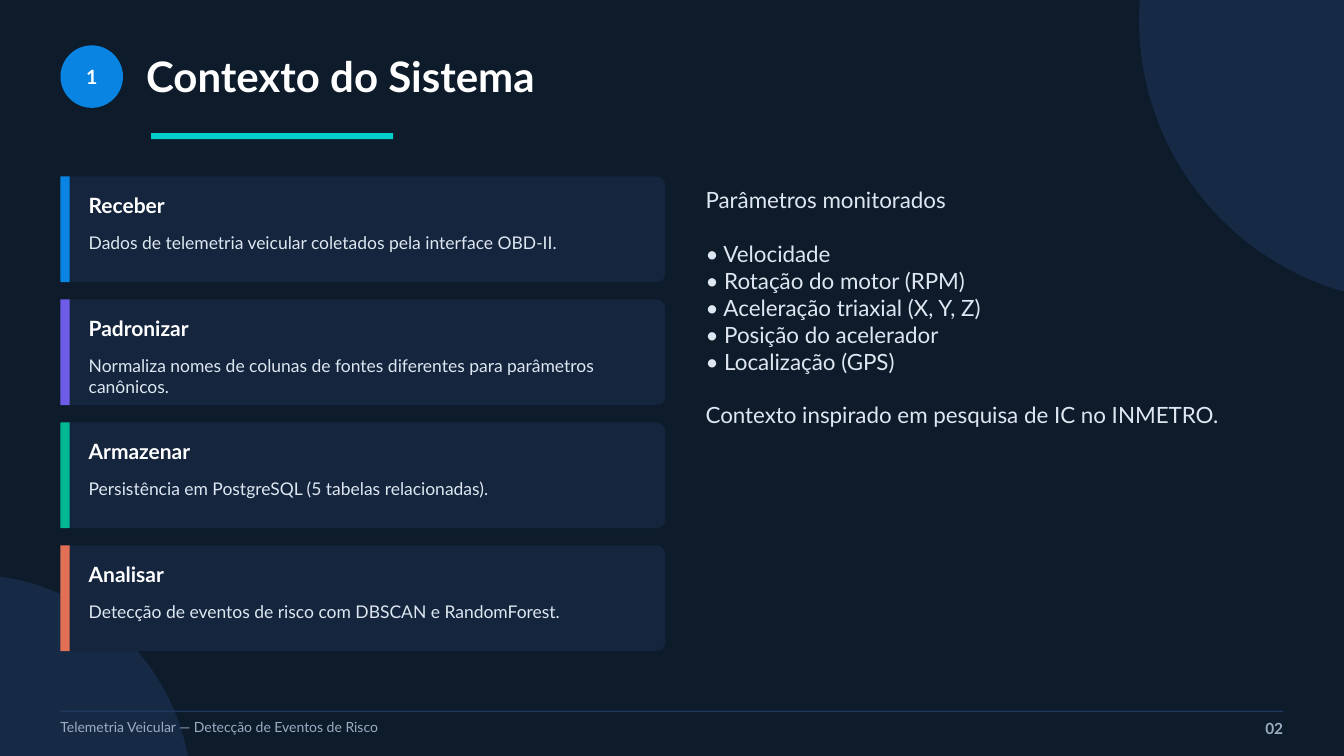
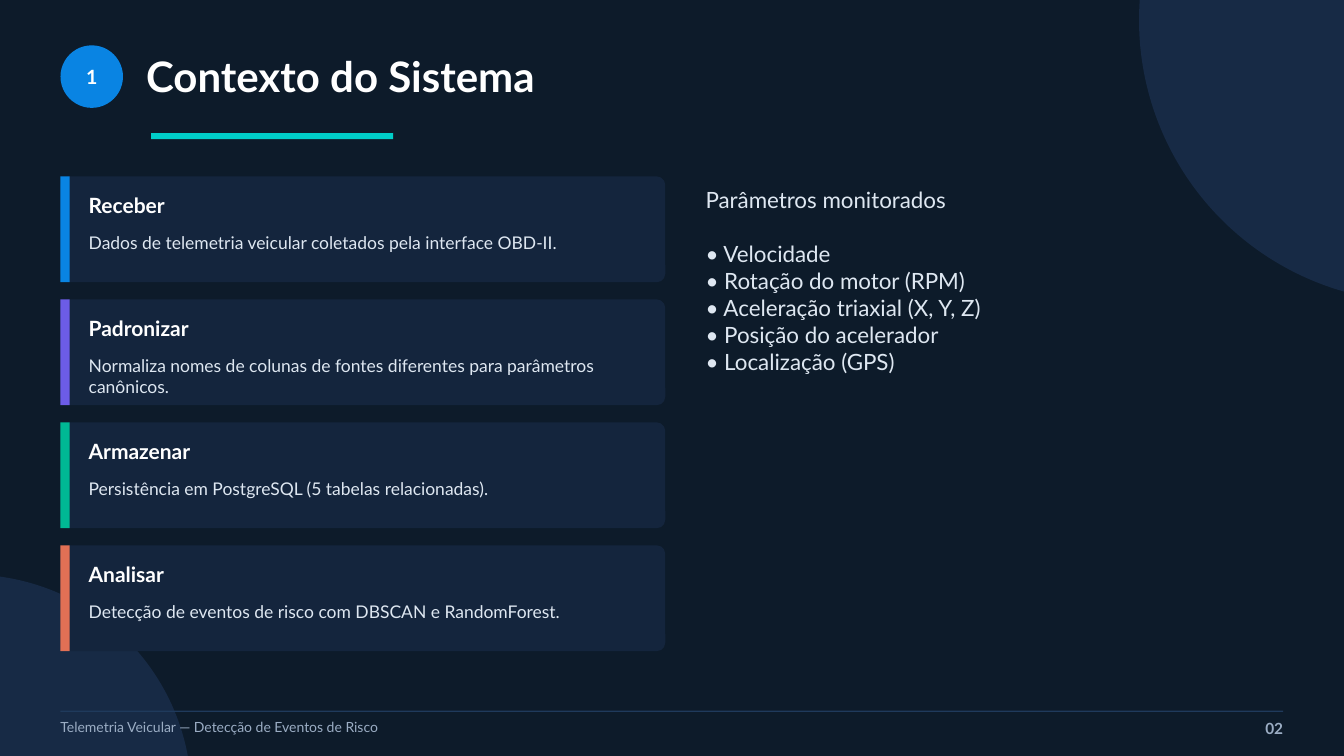
Before and after one commit to joaomauricio22/sensores-iot, a slide deck: slide 2 of apresentacao/slides_pav.pptx. Drawn at 1344x756 pixels with LibreOffice and Linux fonts; fonts in the diff are those of the drawing. Boxes give left, top, right and bottom in pixels: in the first picture for what was removed or moved away, otherwise in the second. Text is boxed around its words. In the diff, an @@ line names an element or a change of style, - is before the commit and + after.

```diff
--- a/apresentacao/slides_pav.pptx
+++ b/apresentacao/slides_pav.pptx
@@ text at (706,191,980,374): text changed @@
-Parâmetros monitorados
-• Velocidade
-• Rotação do motor (RPM)
-• Aceleração triaxial (X, Y, Z)
-• Posição do acelerador
-• Localização (GPS)
-Contexto inspirado em pesquisa de IC no INMETRO.
+Parâmetros monitorados
+• Velocidade
+• Rotação do motor (RPM)
+• Aceleração triaxial (X, Y, Z)
+• Posição do acelerador
+• Localização (GPS)
```
Also in this commit, not shown: 1 other slide changed, 6 other files.
